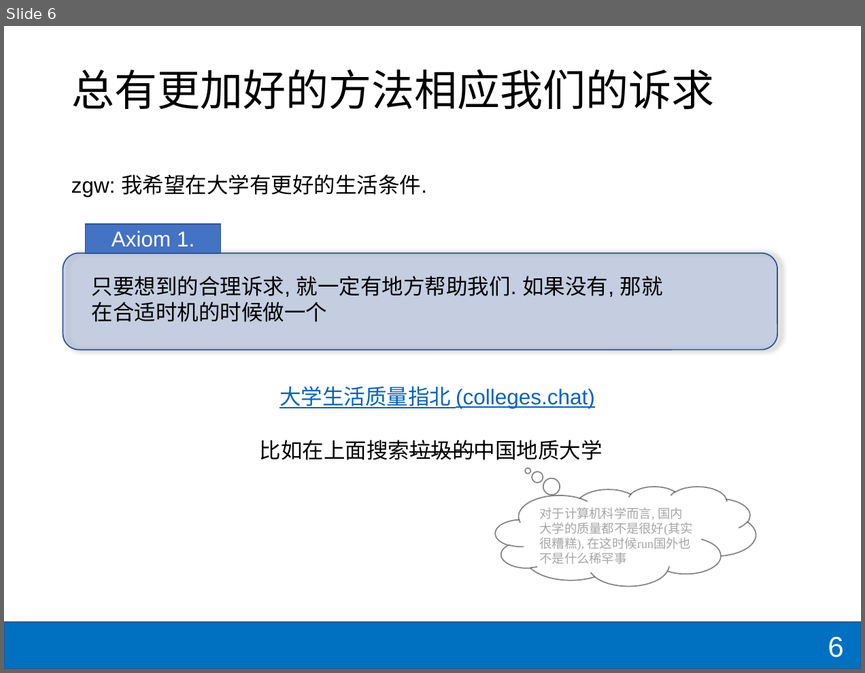
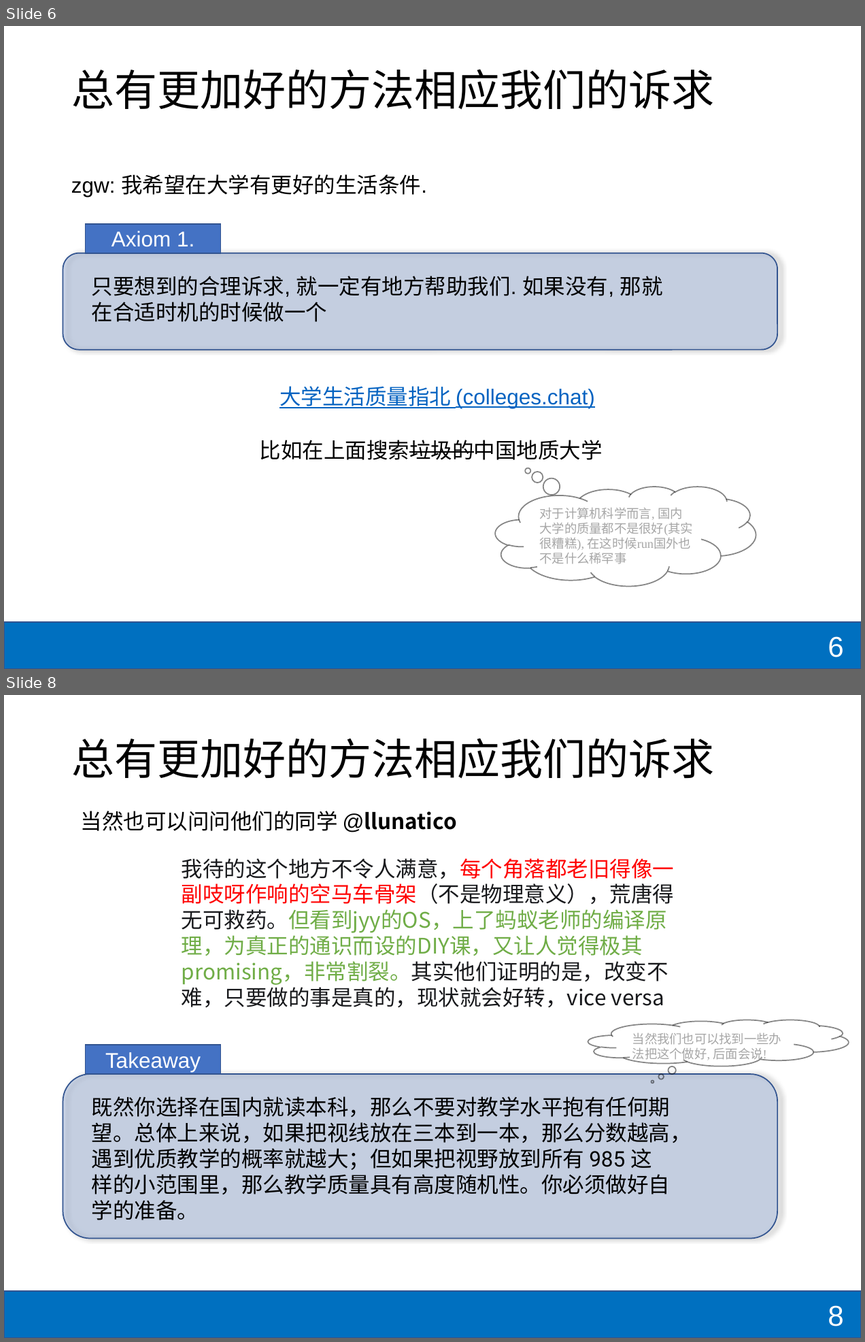
Before and after one commit to shzaiz/dx-public, a slide deck: notes/notes/Unilink/overview.pptx. Shown one above the other, each under a label of ours: slide 6 before the commit, slides 6 and 8 after it; the slides between them are not shown. The pictures are 865x673 and 865x1342 pixels, drawn with LibreOffice and Linux fonts; fonts in the diff are those of the drawing. Boxes give left, top, right and bottom in pixels: in the first picture for what was removed or moved away, otherwise in the second. Text is boxed around its words. In the diff, an @@ line names an element or a change of style, - is before the commit and + after.

```diff
--- a/notes/notes/Unilink/overview.pptx
+++ b/notes/notes/Unilink/overview.pptx
@@ slide 8 added at [4,695,861,1338], background #FFFFFF; not listed: 1 template element that a slide beside it also shows @@
@@ title added at [71,738,714,779], 36 pt, text #000000 @@
+总有更加好的方法相应我们的诉求
@@ text added at [81,811,457,832], 18 pt, text #000000 @@
+当然也可以问问他们的同学 @llunatico
@@ text added at [181,858,674,1007], 18 pt, text #18191C @@
+我待的这个地方不令人满意，每个角落都老旧得像一副吱呀作响的空马车骨架（不是物理意义），荒唐得无可救药。但看到jyy的OS，上了蚂蚁老师的编译原理，为真正的通识而设的DIY课，又让人觉得极其promising，非常割裂。其实他们证明的是，改变不难，只要做的事是真的，现状就会好转，vice versa
@@ thought cloud added at [588,1020,849,1066], outline #000000 1 pt, 10.5 pt, text #A6A6A6 @@
+当然我们也可以找到一些办法把这个做好, 后面会说!
@@ rectangle added at [86,1045,221,1074], fill #4472C4, outline #325491 1 pt, 18 pt, text #FFFFFF @@
+Takeaway
@@ rounded rectangle added at [63,1074,778,1238], fill #4472C4 at 22% opacity, outline #325491 1 pt @@
@@ text added at [92,1096,691,1220], 18 pt, text #000000 @@
+既然你选择在国内就读本科，那么不要对教学水平抱有任何期望。总体上来说，如果把视线放在三本到一本，那么分数越高，遇到优质教学的概率就越大；但如果把视野放到所有 985 这样的小范围里，那么教学质量具有高度随机性。你必须做好自学的准备。
@@ page number added at [827,1305,843,1326], 24 pt, text #FFFFFF @@
+8
```
Also in this commit, not shown: 4 slides changed, 7 other slides added, 1 other file.
